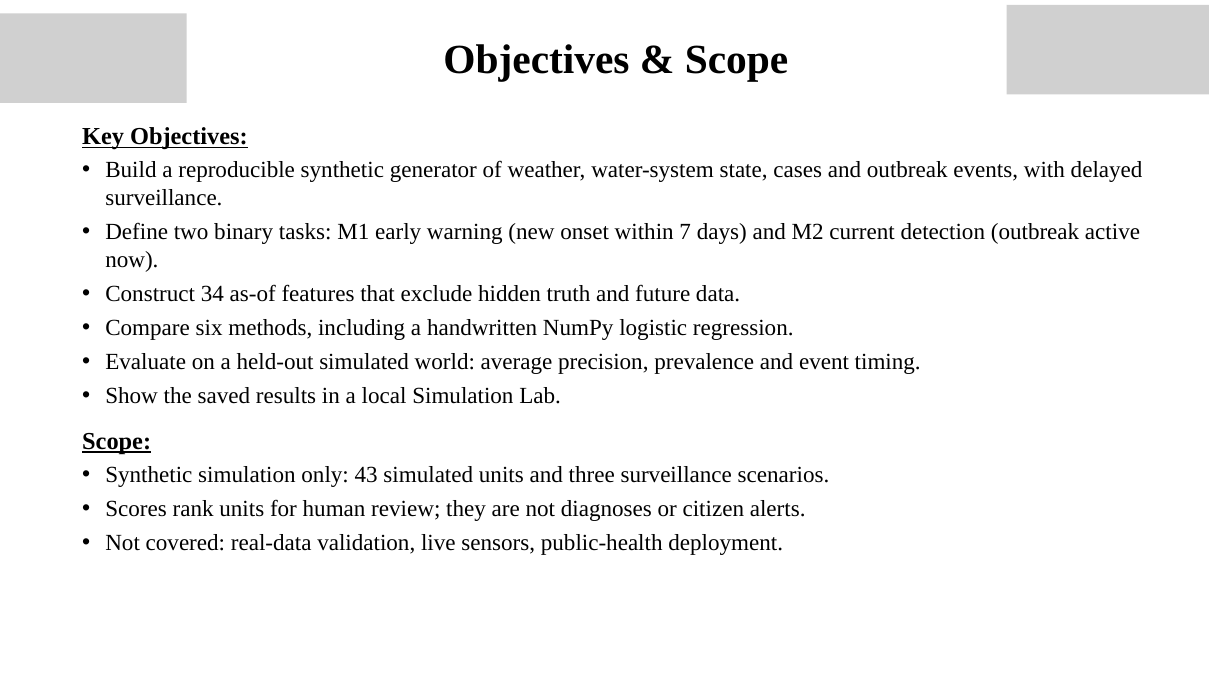
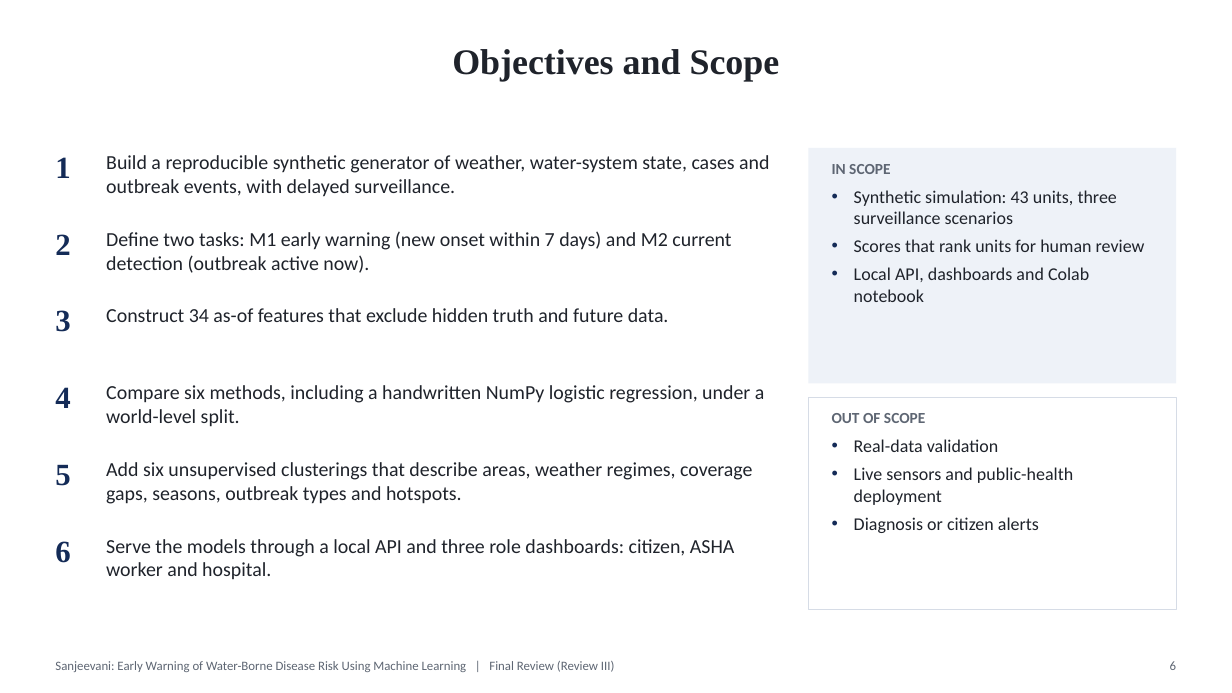
Before and after one commit to Yash13606/sanjeevani, a slide deck: slide 6 of presentation/Sanjeevani_ML_PPT.pptx (slide 16 before the commit). Drawn at 1232x693 pixels with LibreOffice and Linux fonts; fonts in the diff are those of the drawing; grey boxes stand for pictures; background and template pictures are left out. Boxes give left, top, right and bottom in pixels: in the first picture for what was removed or moved away, otherwise in the second. Text is boxed around its words. In the diff, an @@ line names an element or a change of style, - is before the commit and + after.

```diff
--- a/presentation/Sanjeevani_ML_PPT.pptx
+++ b/presentation/Sanjeevani_ML_PPT.pptx
@@ picture removed at <box>0,14,187,104</box> @@
@@ title "Objectives and Scope" at <box>452,49,780,81</box>: vertical alignment top to middle @@
@@ picture removed at <box>1007,5,1210,94</box> @@
@@ title at <box>452,49,780,81</box>: text changed; size 32.3 to 28 pt; text colour #000000 to #1F232B @@
-Objectives & Scope
+Objectives and Scope
@@ text removed at <box>82,127,1143,555</box> @@
-Key Objectives:
-• Build a reproducible synthetic generator of weather, water-system state, cases and outbreak events, with delayed surveillance.
-• Define two binary tasks: M1 early warning (new onset within 7 days) and M2 current detection (outbreak active now).
-• Construct 34 as-of features that exclude hidden truth and future data.
-• Compare six methods, including a handwritten NumPy logistic regression.
-• Evaluate on a held-out simulated world: average precision, prevalence and event timing.
-• Show the saved results in a local Simulation Lab.
-Scope:
-• Synthetic simulation only: 43 simulated units and three surveillance scenarios.
-• Scores rank units for human review; they are not diagnoses or citizen alerts.
-• Not covered: real-data validation, live sensors, public-health deployment.
@@ rectangle added at <box>809,148,1177,384</box>, fill #EEF2F8 @@
@@ text added at <box>55,157,70,178</box>, 24 pt, text #142B57, bold @@
+1
@@ text added at <box>106,155,769,197</box>, 15.5 pt, text #1F232B @@
+Build a reproducible synthetic generator of weather, water-system state, cases and outbreak events, with delayed surveillance.
@@ text added at <box>832,164,1117,302</box>, 14 pt, text #1F232B @@
+IN SCOPE
+• Synthetic simulation: 43 units, three surveillance scenarios
+• Scores that rank units for human review
+• Local API, dashboards and Colab notebook
@@ text added at <box>55,234,70,255</box>, 24 pt, text #142B57, bold @@
+2
@@ text added at <box>106,231,731,273</box>, 15.5 pt, text #1F232B @@
+Define two tasks: M1 early warning (new onset within 7 days) and M2 current detection (outbreak active now).
@@ text added at <box>55,310,70,332</box>, 24 pt, text #142B57, bold @@
+3
@@ text added at <box>106,308,669,322</box>, 15.5 pt, text #1F232B @@
+Construct 34 as-of features that exclude hidden truth and future data.
@@ text added at <box>55,387,70,408</box>, 24 pt, text #142B57, bold @@
+4
@@ text added at <box>106,385,765,427</box>, 15.5 pt, text #1F232B @@
+Compare six methods, including a handwritten NumPy logistic regression, under a world-level split.
@@ rectangle added at <box>809,397,1177,610</box>, outline #D6DCE6 0.75 pt @@
@@ text added at <box>832,413,1073,533</box>, 14 pt, text #1F232B @@
+OUT OF SCOPE
+• Real-data validation
+• Live sensors and public-health deployment
+• Diagnosis or citizen alerts
@@ text added at <box>55,464,70,486</box>, 24 pt, text #142B57, bold @@
+5
@@ text added at <box>106,462,752,504</box>, 15.5 pt, text #1F232B @@
+Add six unsupervised clusterings that describe areas, weather regimes, coverage gaps, seasons, outbreak types and hotspots.
@@ text added at <box>106,539,735,579</box>, 15.5 pt, text #1F232B @@
+Serve the models through a local API and three role dashboards: citizen, ASHA worker and hospital.
@@ text added at <box>55,541,70,563</box>, 24 pt, text #142B57, bold @@
+6
@@ text added at <box>55,661,615,672</box>, 10 pt, text #5E6673 @@
+Sanjeevani: Early Warning of Water-Borne Disease Risk Using Machine Learning | Final Review (Review III)
@@ page number added at <box>1170,661,1176,670</box>, 10 pt, text #5E6673 @@
+6
```
Also in this commit, not shown: 4 other slides changed, 33 slides added, 20 slides removed, 1 other file.
